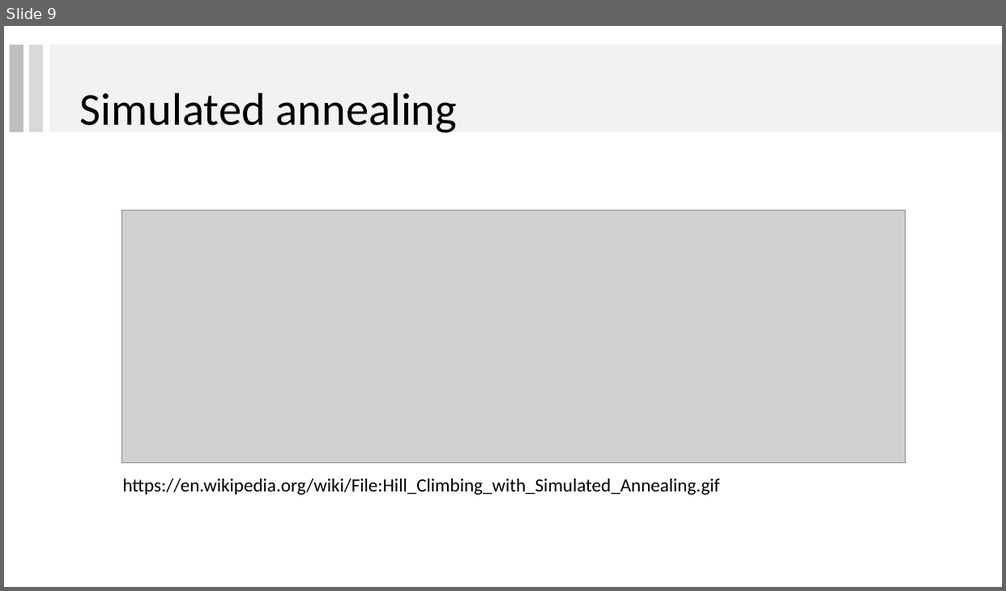
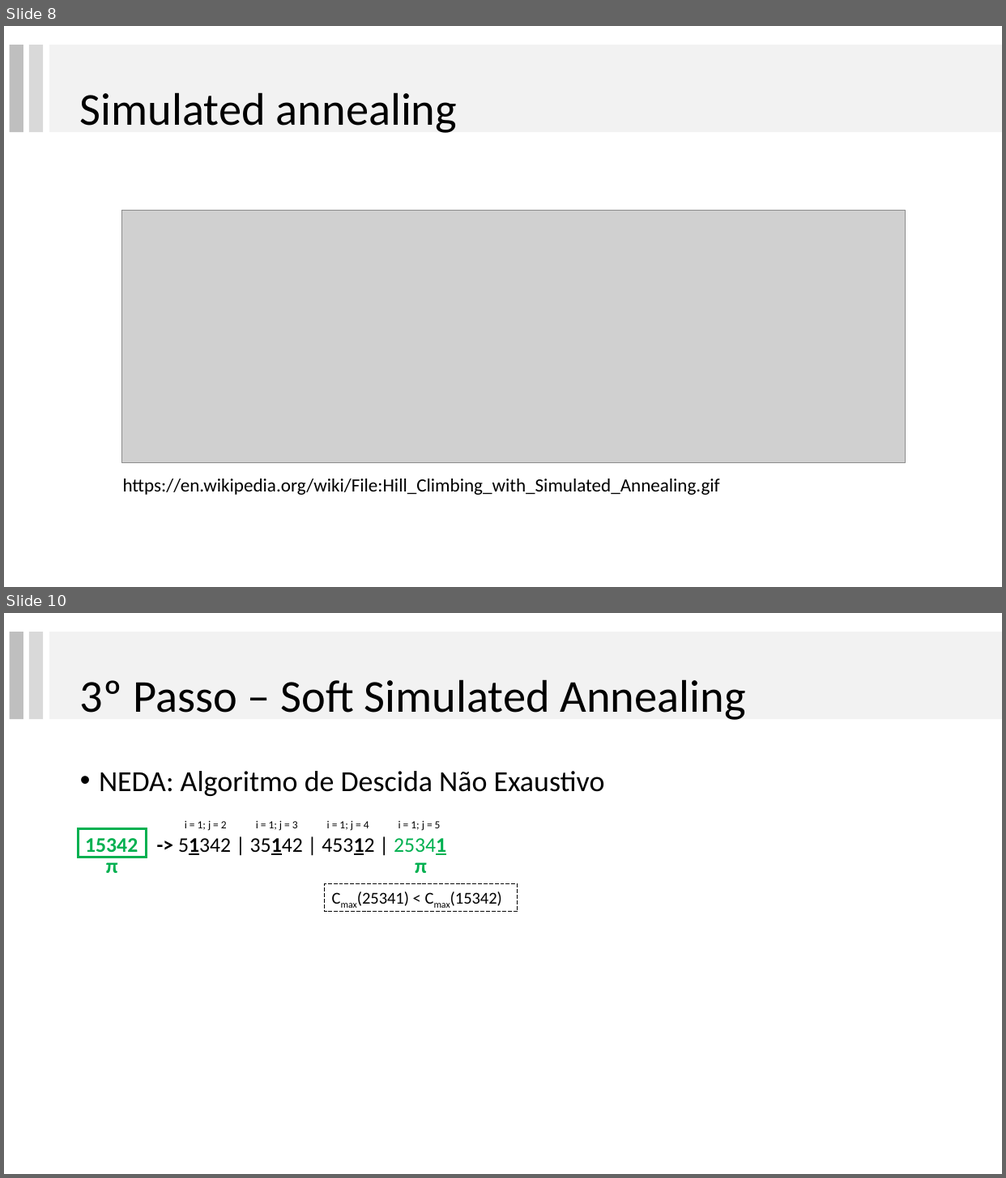
Before and after one commit to lpbiasoto/metaheuristicas, a slide deck: ApresentacaoRibas/apresentaçãoRibas_JHA.pptx. Shown one above the other, each under a label of ours: slide 9 before the commit, slides 8 and 10 after it; the slides between them are not shown. The pictures are 1006x591 and 1006x1178 pixels, drawn with LibreOffice and Linux fonts; fonts in the diff are those of the drawing; grey boxes stand for pictures. Boxes give left, top, right and bottom in pixels: in the first picture for what was removed or moved away, otherwise in the second. Text is boxed around its words. In the diff, an @@ line names an element or a change of style, - is before the commit and + after.

```diff
--- a/ApresentacaoRibas/apresentaçãoRibas_JHA.pptx
+++ b/ApresentacaoRibas/apresentaçãoRibas_JHA.pptx
@@ slide 10 added at box(4, 613, 1002, 1174), background #FFFFFF @@
@@ rectangle added at box(9, 632, 23, 719), fill #BFBFBF @@
@@ rectangle added at box(28, 632, 43, 719), fill #D9D9D9 @@
@@ rectangle added at box(49, 632, 1002, 719), fill #F2F2F2 @@
@@ title added at box(80, 679, 746, 720), 44 pt, text #000000 @@
+3º Passo – Soft Simulated Annealing
@@ text added at box(99, 771, 605, 796), 28 pt, text #000000 @@
+• NEDA: Algoritmo de Descida Não Exaustivo
@@ rectangle added at box(78, 828, 147, 857), outline #00B050 2.25 pt @@
@@ text added at box(185, 821, 227, 831), 10.5 pt, text #000000 @@
+i = 1; j = 2
@@ text added at box(256, 821, 298, 830), 10.5 pt, text #000000 @@
+i = 1; j = 3
@@ text added at box(327, 821, 369, 830), 10.5 pt, text #000000 @@
+i = 1; j = 4
@@ text added at box(398, 821, 441, 830), 10.5 pt, text #000000 @@
+i = 1; j = 5
@@ text added at box(85, 838, 446, 857), 20 pt, text #000000 @@
+15342 -> 51342 | 35142 | 45312 | 25341
@@ text added at box(106, 856, 118, 873), 20 pt, text #00B050, bold @@
+π
@@ text added at box(415, 862, 427, 873), 20 pt, text #00B050, bold @@
+π
@@ rectangle added at box(325, 884, 518, 912), outline #000000 0.75 pt dashed, 16 pt, text #000000 @@
+Cmax(25341) < Cmax(15342)
@@ what was slide 9 is now slide 8 @@
```
Also in this commit, not shown: 10 slides changed, 24 other slides added, 4 slides removed.
